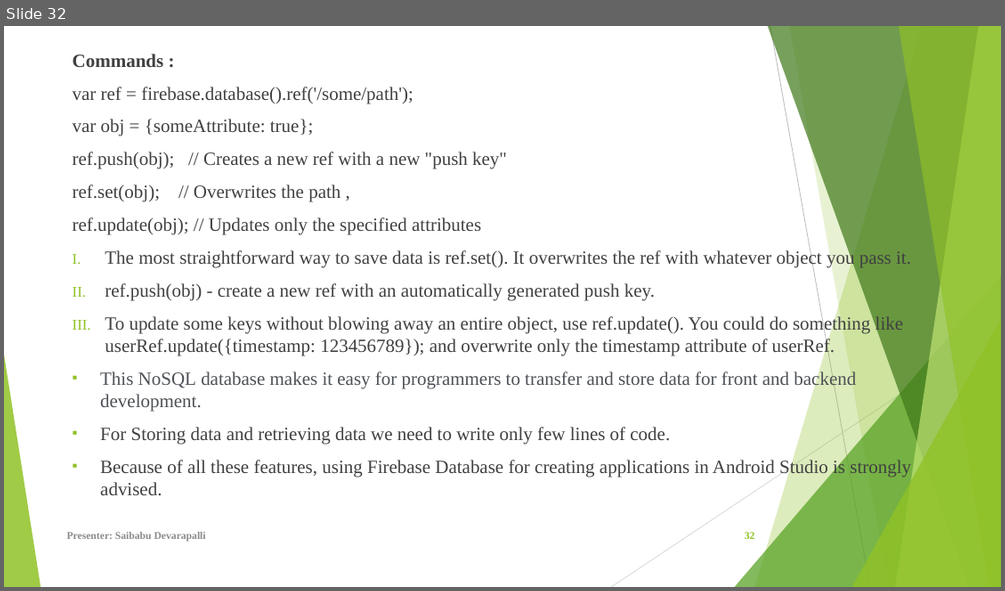
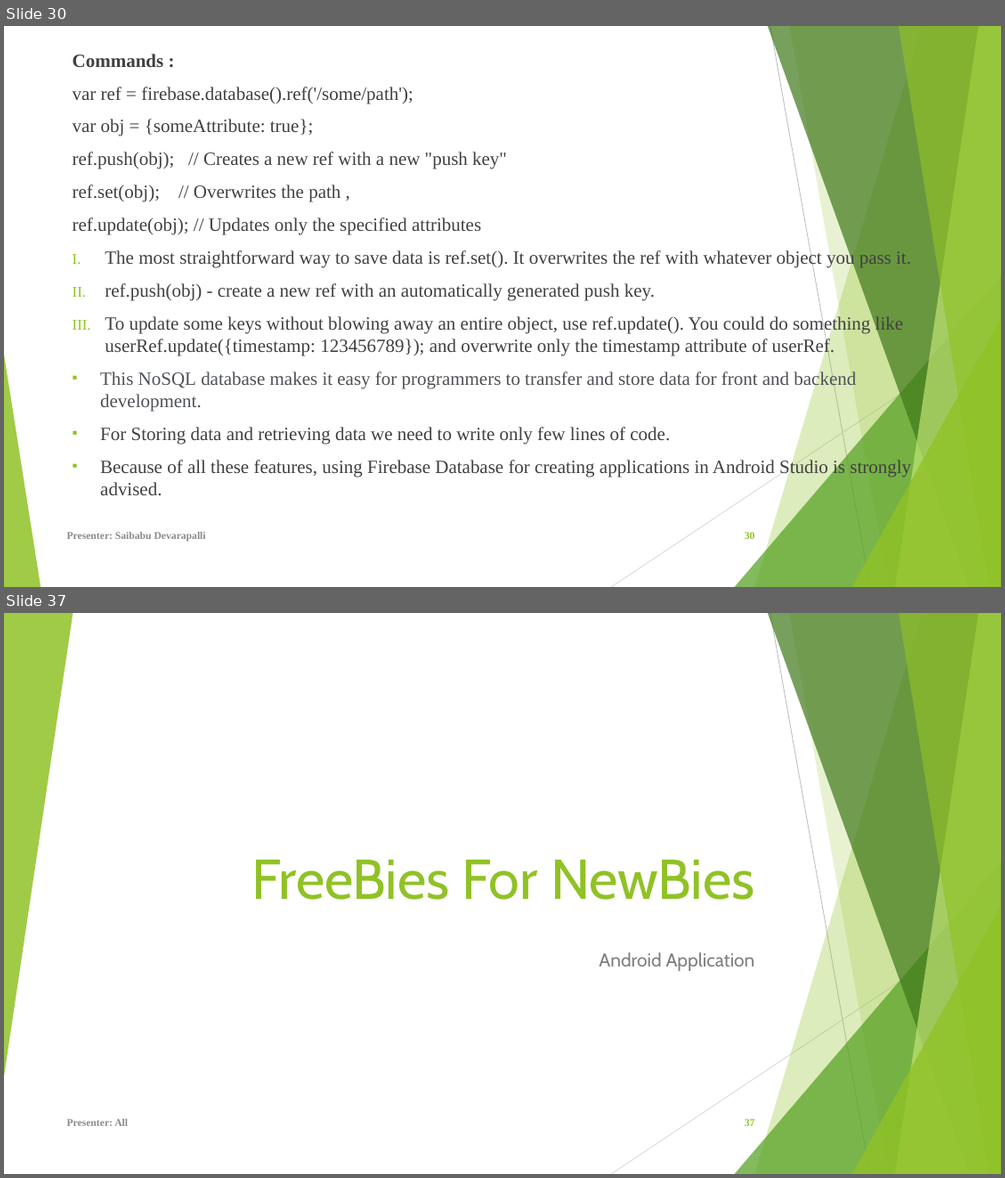
Before and after one commit to Sec03Team05Fall22GDP1/FreebiesforNewbies, a slide deck: Project_Files/Sprint 6/FreeBies For NewBies.pptx. Shown one above the other, each under a label of ours: slide 32 before the commit, slides 30 and 37 after it; the slides between them are not shown. The pictures are 1005x591 and 1005x1178 pixels, drawn with LibreOffice and Linux fonts; fonts in the diff are those of the drawing. Boxes give left, top, right and bottom in pixels: in the first picture for what was removed or moved away, otherwise in the second. Text is boxed around its words. In the diff, an @@ line names an element or a change of style, - is before the commit and + after.

Commit message:
Updated Android Activity lifecycle, Summary slides
updated the presentation with Android Activity lifecycle, Lessions learned, Summary etc.,

```diff
--- a/Project_Files/Sprint 6/FreeBies For NewBies.pptx
+++ b/Project_Files/Sprint 6/FreeBies For NewBies.pptx
@@ slide 37 added at box(4, 613, 1001, 1174), background #FFFFFF; not listed: 9 template elements that a slide beside it also shows @@
@@ triangle added at box(4, 613, 73, 1077), fill #90C226 at 85% opacity @@
@@ title added at box(252, 860, 755, 900), 54 pt, text #90C226 @@
+FreeBies For NewBies
@@ subtitle added at box(599, 952, 755, 971), 18 pt, text #808080 @@
+Android Application
@@ text added at box(67, 1119, 128, 1126), 10 pt, text #8C8C8C, bold @@
+Presenter: All
@@ page number added at box(744, 1119, 755, 1126), 10 pt, text #90C226, bold @@
+37
@@ what was slide 32 is now slide 30 @@
@@ page number at box(744, 532, 755, 539): text changed @@
-32
+30
```
Also in this commit, not shown: 5 slides changed, 7 other slides added, 2 slides removed.
